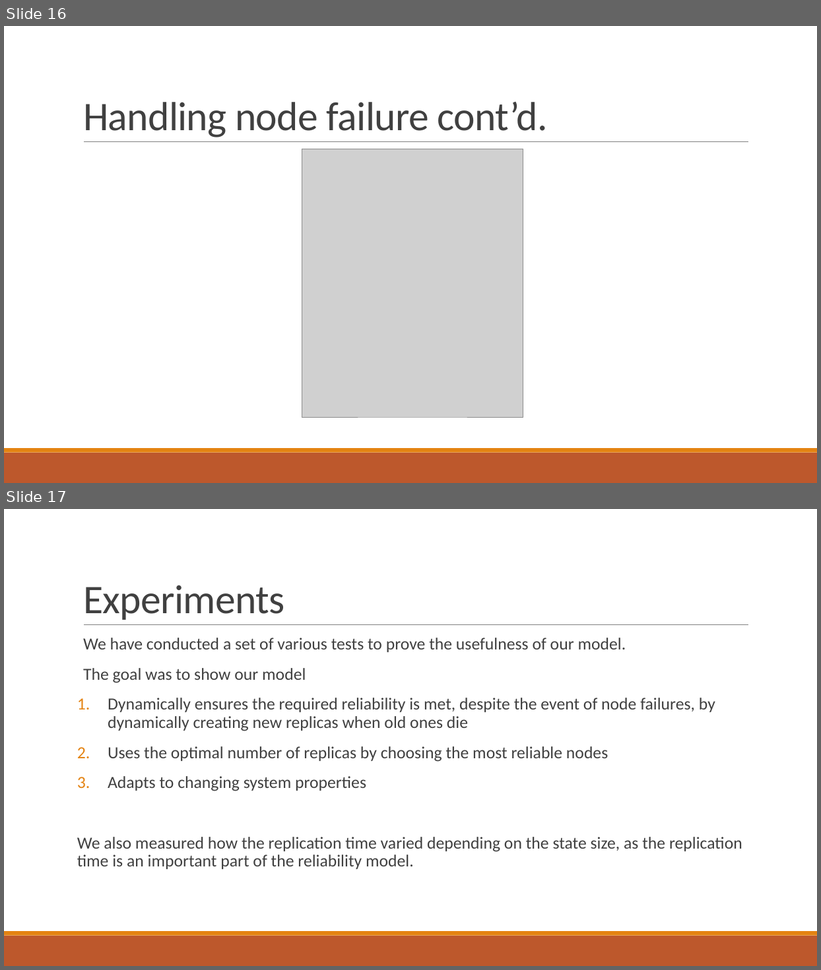
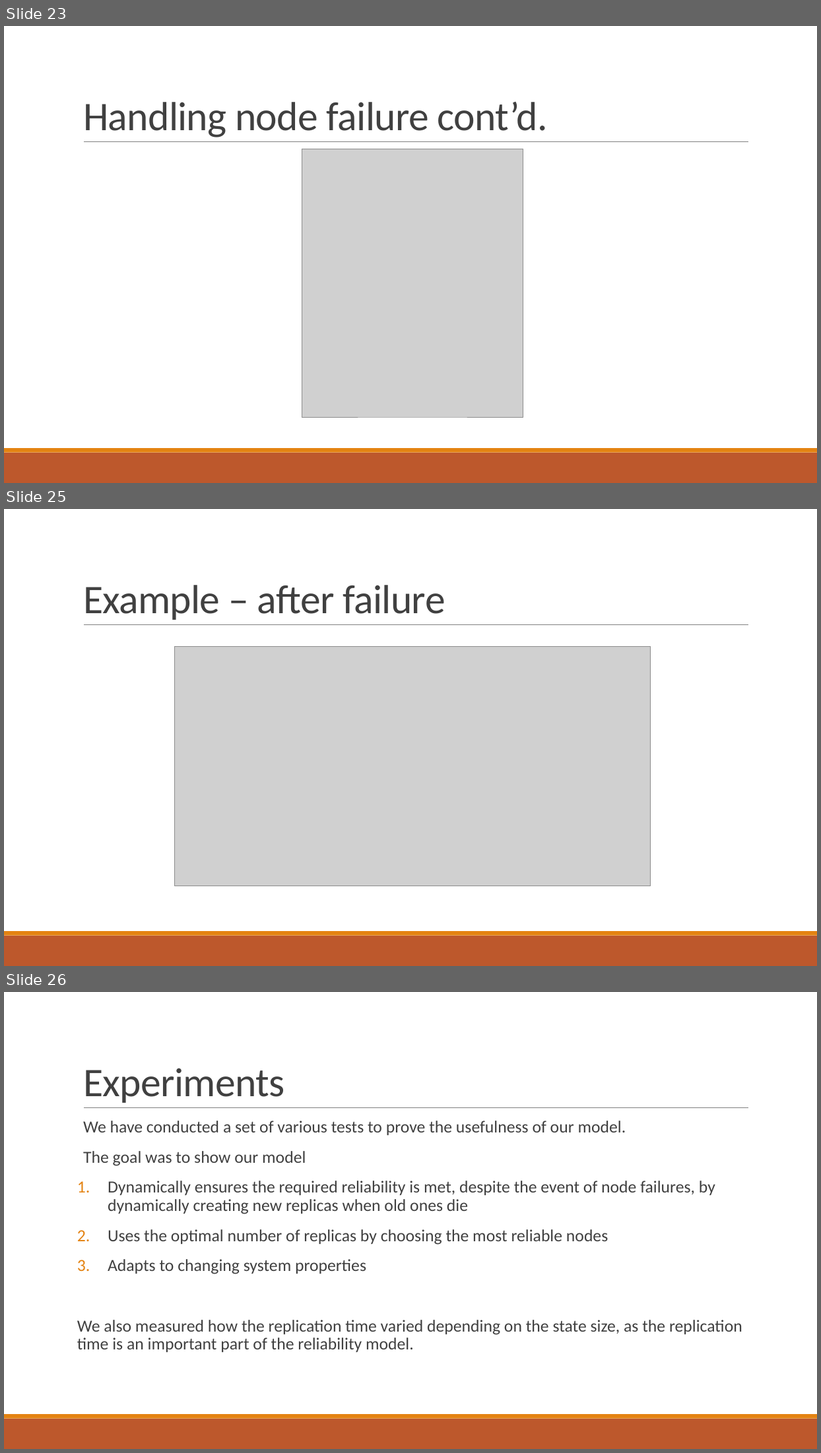
Before and after one commit to PStahl/master_thesis, a slide deck: presentation/presentation.pptx. Shown one above the other, each under a label of ours: slides 16 and 17 before the commit, slides 23, 25 and 26 after it; the slides between them are not shown. The pictures are 821x970 and 821x1453 pixels, drawn with LibreOffice and Linux fonts; fonts in the diff are those of the drawing; grey boxes stand for pictures. Boxes give left, top, right and bottom in pixels: in the first picture for what was removed or moved away, otherwise in the second. Text is boxed around its words. In the diff, an @@ line names an element or a change of style, - is before the commit and + after.

```diff
--- a/presentation/presentation.pptx
+++ b/presentation/presentation.pptx
@@ slide 25 added at [4, 509, 817, 966], background #FFFFFF; not listed: 3 template elements that a slide beside it also shows @@
@@ title added at [83, 585, 446, 620], 48 pt, text #404040 @@
+Example – after failure
@@ picture added at [175, 646, 651, 886] @@
@@ what was slide 16 is now slide 23 @@
@@ what was slide 17 is now slide 26 @@
```
Also in this commit, not shown: 9 slides changed, 10 other slides added, 2 slides removed.
